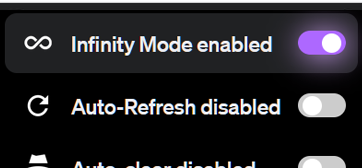
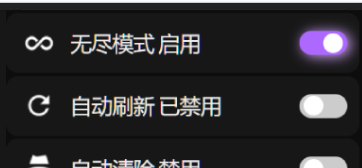
Before/after of a w=362, h=168 layered artwork. What changed in the layer stack:
added layer "Gizmo toggles (ZH-CN)" above "Gizmo toggles" over bbox(0, 10, 362, 168)
